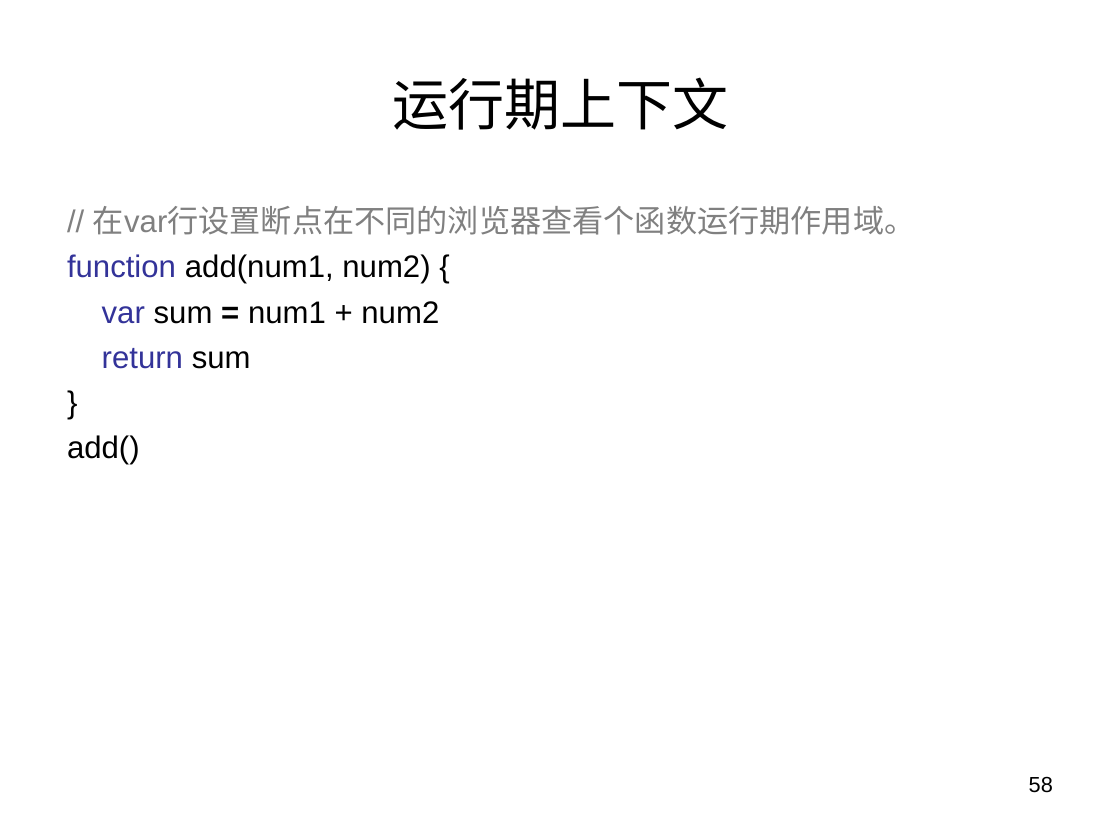
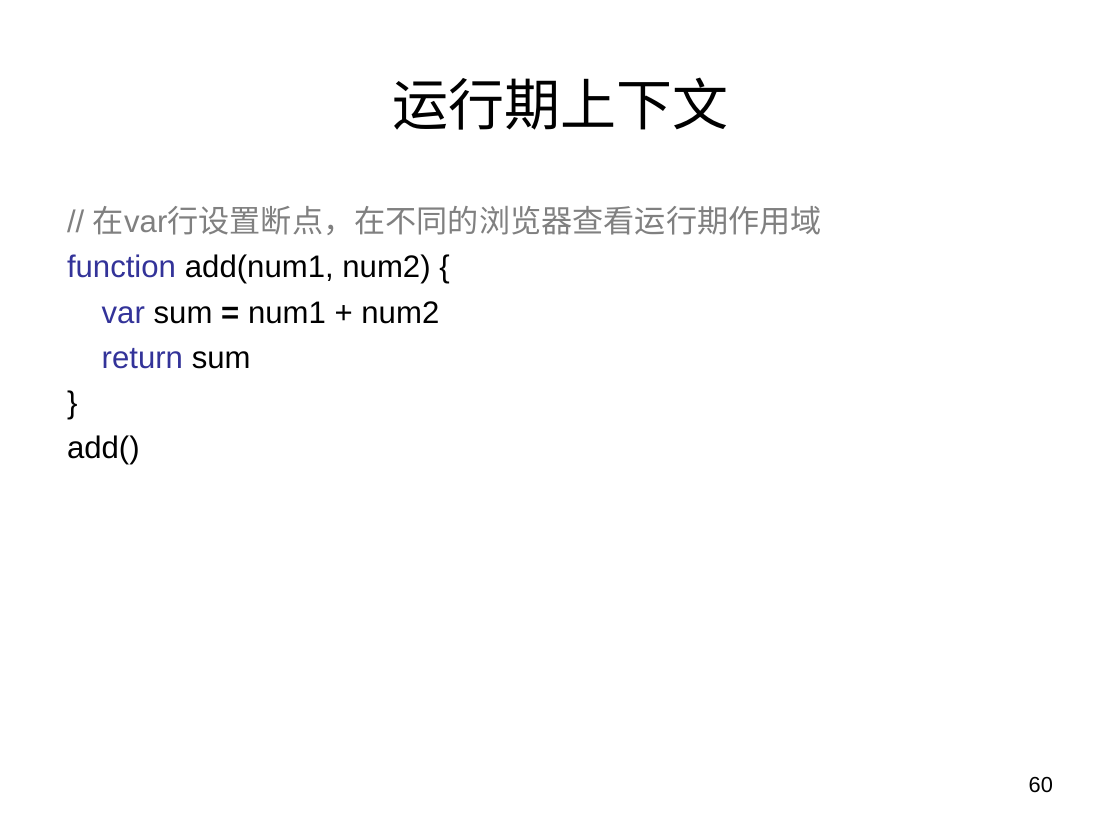
Before and after one commit to panxuepeng/javascript, a slide deck: slide 60 of ppt/第二天课程.ppt (slide 58 before the commit). Drawn at 1120x840 pixels with LibreOffice and Linux fonts; fonts in the diff are those of the drawing. Boxes give left, top, right and bottom in pixels: in the first picture for what was removed or moved away, otherwise in the second. Text is boxed around its words. In the diff, an @@ line names an element or a change of style, - is before the commit and + after.

```diff
--- a/ppt/第二天课程.ppt
+++ b/ppt/第二天课程.ppt
@@ text at (x1=93, y1=206, x2=822, y2=235): text changed @@
-// 在var行设置断点在不同的浏览器查看个函数运行期作用域。
+// 在var行设置断点，在不同的浏览器查看运行期作用域
@@ page number at (x1=1029, y1=776, x2=1053, y2=793): text changed @@
-58
+60
```
Also in this commit, not shown: 8 other slides changed, 2 slides added, 3 other files.
